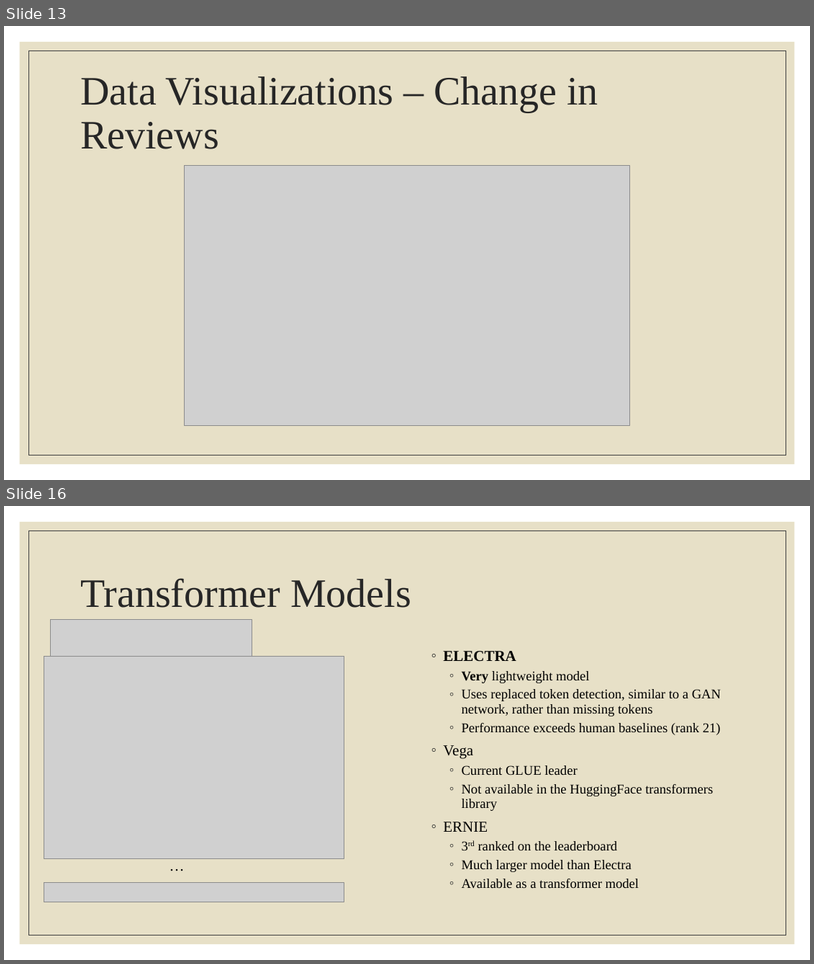
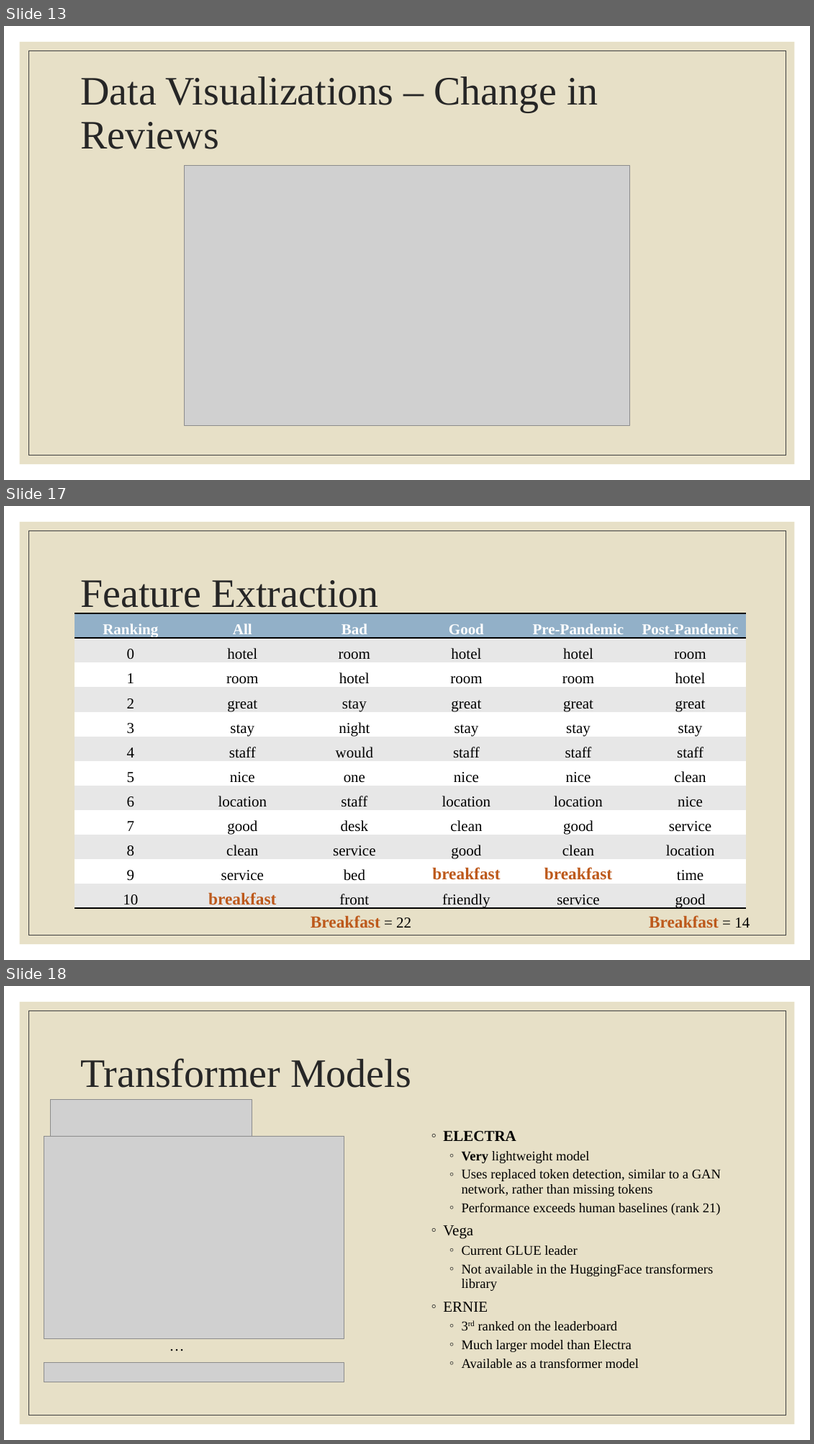
Before and after one commit to m-mcdougall/Capstone-DATS6501, a slide deck: Capstone Presentation.pptx. Shown one above the other, each under a label of ours: slides 13 and 16 before the commit, slides 13, 17 and 18 after it; the slides between them are not shown. The pictures are 814x964 and 814x1444 pixels, drawn with LibreOffice and Linux fonts; fonts in the diff are those of the drawing; grey boxes stand for pictures. Boxes give left, top, right and bottom in pixels: in the first picture for what was removed or moved away, otherwise in the second. Text is boxed around its words. In the diff, an @@ line names an element or a change of style, - is before the commit and + after.

```diff
--- a/Capstone Presentation.pptx
+++ b/Capstone Presentation.pptx
@@ slide 17 added at <box>4,506,810,960</box>, background #FFFFFF; not listed: 2 template elements that a slide beside it also shows @@
@@ title added at <box>80,580,379,614</box>, 48 pt, text #262626 @@
+Feature Extraction
@@ table added at <box>75,614,746,911</box>, 12 rows, 6 columns @@
+Ranking | All | Bad | Good | Pre-Pandemic | Post-Pandemic
+0 | hotel | room | hotel | hotel | room
+1 | room | hotel | room | room | hotel
+2 | great | stay | great | great | great
+3 | stay | night | stay | stay | stay
+4 | staff | would | staff | staff | staff
+5 | nice | one | nice | nice | clean
+6 | location | staff | location | location | nice
+7 | good | desk | clean | good | service
+8 | clean | service | good | clean | location
+9 | service | bed | breakfast | breakfast | time
+10 | breakfast | front | friendly | service | good
@@ text added at <box>311,915,412,927</box>, 20 pt, text #BD591B, bold @@
+Breakfast = 22
@@ text added at <box>649,915,750,927</box>, 20 pt, text #BD591B, bold @@
+Breakfast = 14
@@ what was slide 16 is now slide 18 @@
```
Also in this commit, not shown: 4 slides changed, 1 other slide added, 1 other file.
